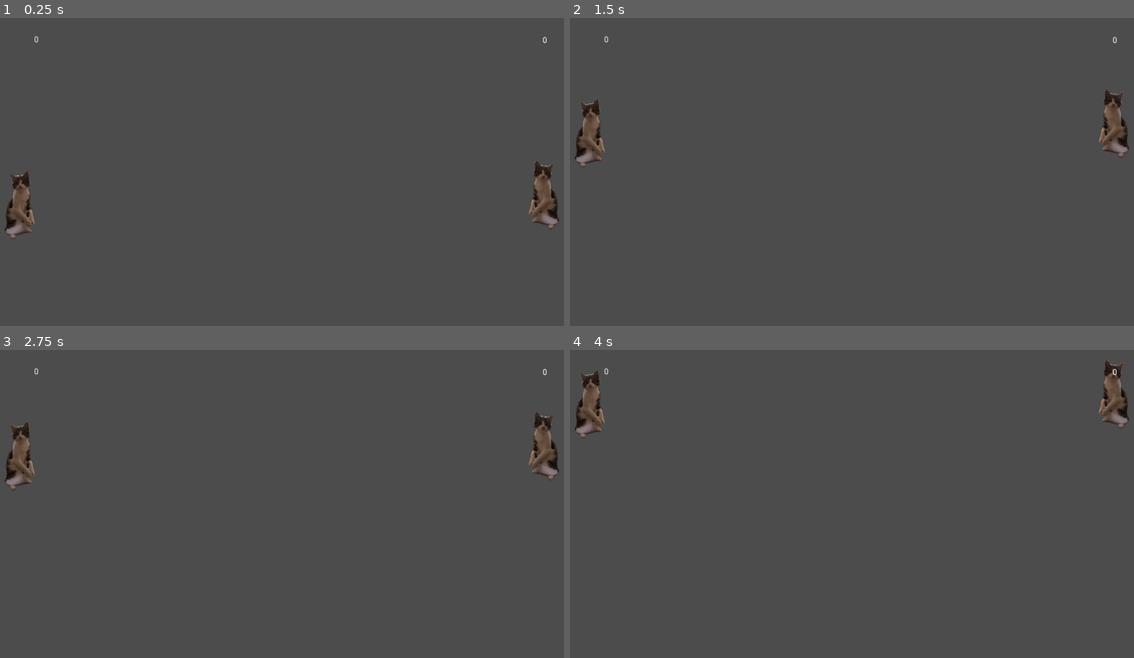
Above: before the commit, frames 1-4 (two rows, left to right).
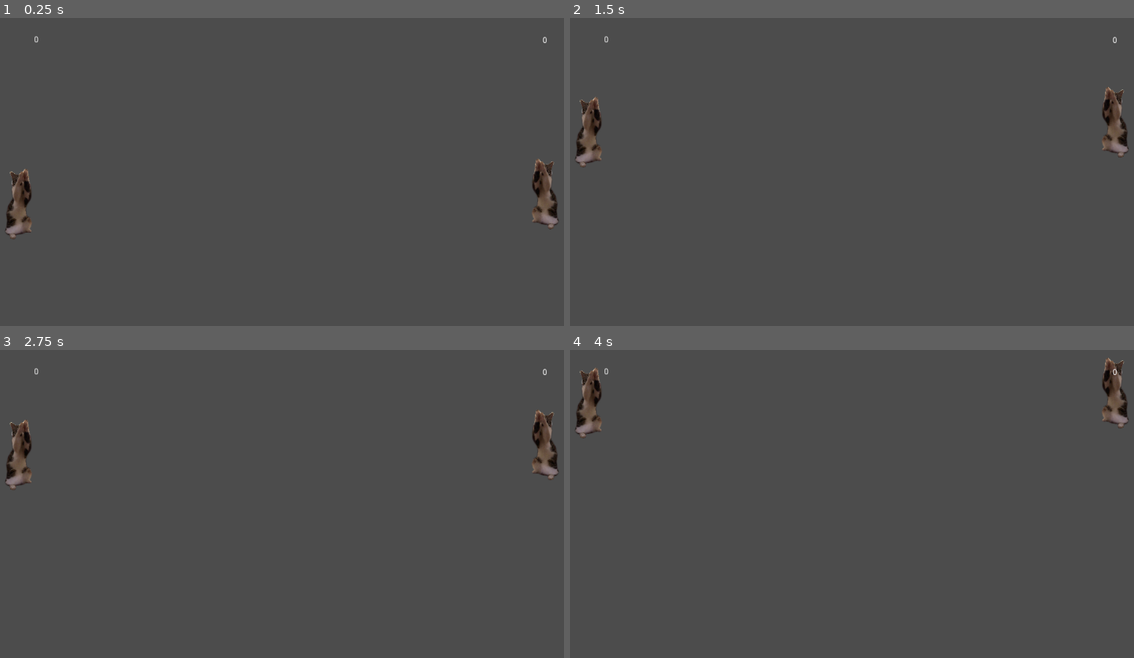
Above: after the commit, the same moments.

Repository: surgura/Gus
Game: Godot game, scene res://world.tscn
Same seed, same stepped clock (60 frames per second), same inputs: the game is played once before the commit and once after it.
Inputs:
- Up to frame 1 (0.25 s): no input
- Up to frame 2 (1.5 s): hold W (up) 0.53-1.28 s; tap Space (hit) at 0.6, 1.35 s; hold S (down) from 1.28 s (still down)
- Up to frame 3 (2.75 s): release S (down) at 2.03 s; hold W (up) from 2.03 s (still down); tap Space (hit) at 2.1 s
- Up to frame 4 (4 s): tap Space (hit) at 2.85, 3.6 s; release W (up) at 3.53 s; hold S (down) from 3.53 s (still down)

The runs differ from the first frame. In frame 1, 0.7% of the frame differs, in the area x 0-100%, y 45-73%; in frame 2, 0.7%, in the area x 0-100%, y 22-48%; in frame 3, 0.7%; in frame 4, 0.7%.

Commit message:
Collision size changes for gus

Diff:
--- a/godot/gus.gd
+++ b/godot/gus.gd
@@ -6,7 +6,7 @@
 var move_up = false
 var move_down = false
 
-func invert():
+func do_invert():
 	if invert:
 		get_node("AnimatedSprite").flip_h = false
 		var hitbox = get_node("HitArea/Shape")
@@ -16,7 +16,7 @@
 		get_node("HitArea").invert = true
 
 func _ready():
-	invert()
+	do_invert()
 
 func input():
 	if Input.is_action_pressed("up"):
@@ -29,10 +29,10 @@
 	else:
 		move_down = false
 
-func _process(delta):
+func _process(_delta):
 	input()
 
-func _physics_process(delta):
+func _physics_process(_delta):
 	var do_move = false
 	var move_direction = Vector2()
 	if move_up:
--- a/godot/gus.tscn
+++ b/godot/gus.tscn
@@ -16,8 +16,8 @@
 } ]
 
 [sub_resource type="CapsuleShape2D" id=3]
-radius = 16.9508
-height = 63.9952
+radius = 32.3095
+height = 53.6206
 
 [node name="Gus" type="RigidBody2D"]
 gravity_scale = 0.0
@@ -34,7 +34,6 @@
 position = Vector2( -0.197952, -2.61567 )
 scale = Vector2( 0.1, 0.1 )
 frames = SubResource( 2 )
-frame = 1
 playing = true
 offset = Vector2( -100, 100 )
 flip_h = true
@@ -43,5 +42,5 @@
 script = ExtResource( 4 )
 
 [node name="Shape" type="CollisionShape2D" parent="HitArea"]
-position = Vector2( 30.4401, 0 )
+position = Vector2( 6.55042, -1.1376 )
 shape = SubResource( 3 )
